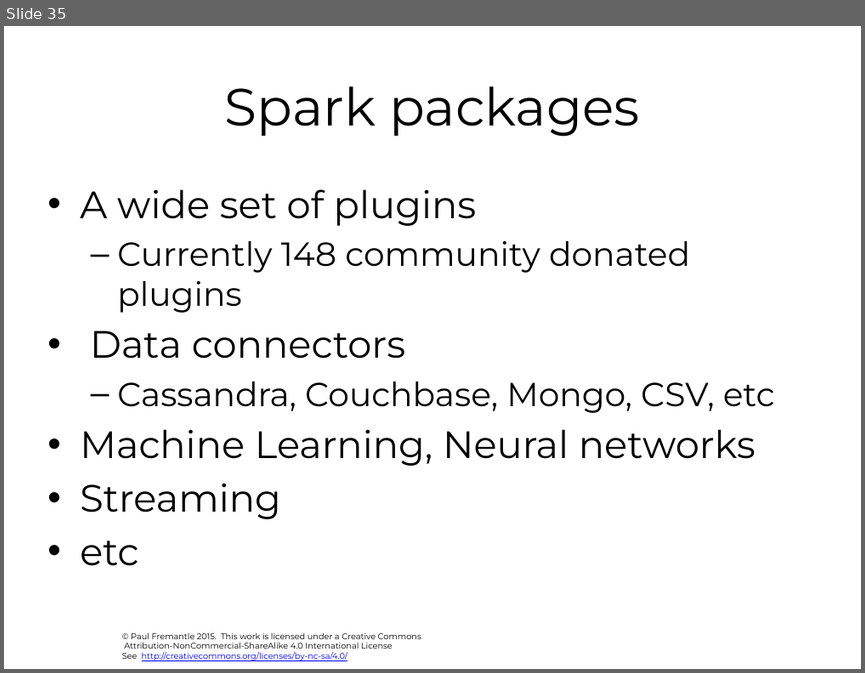
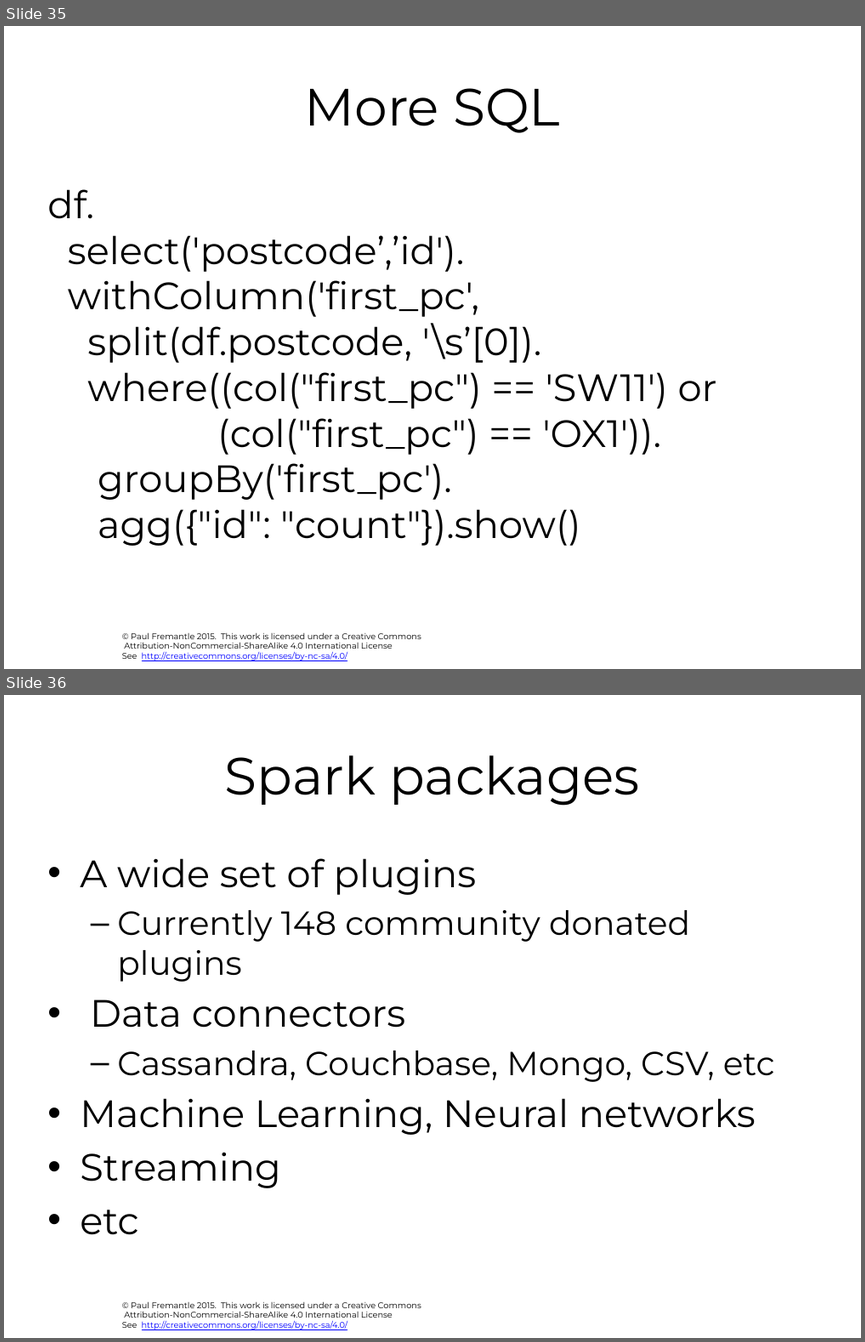
Before and after one commit to pzfreo/ox-clo, a slide deck: pres-source/07-spark-and-adjuncts.pptx. Shown one above the other, each under a label of ours: slide 35 before the commit, slides 35 and 36 after it. The pictures are 865x673 and 865x1342 pixels, drawn with LibreOffice and Linux fonts; fonts in the diff are those of the drawing; background and template pictures are left out. Boxes give left, top, right and bottom in pixels: in the first picture for what was removed or moved away, otherwise in the second. Text is boxed around its words. In the diff, an @@ line names an element or a change of style, - is before the commit and + after.

```diff
--- a/pres-source/07-spark-and-adjuncts.pptx
+++ b/pres-source/07-spark-and-adjuncts.pptx
@@ slide 35 added at box(4, 26, 861, 669), background #FFFFFF; not listed: 1 template element that a slide beside it also shows @@
@@ title added at box(305, 88, 560, 133), 44 pt, text #000000 @@
+More SQL
@@ text added at box(47, 189, 717, 545), 32 pt, text #000000 @@
+df.
+select('postcode’,’id').
+withColumn('first_pc',
+split(df.postcode, '\s’[0]).
+where((col("first_pc") == 'SW11') or
+(col("first_pc") == 'OX1')).
+groupBy('first_pc').
+agg({"id": "count"}).show()
@@ what was slide 35 is now slide 36 @@
```
Also in this commit, not shown: 4 other files.
